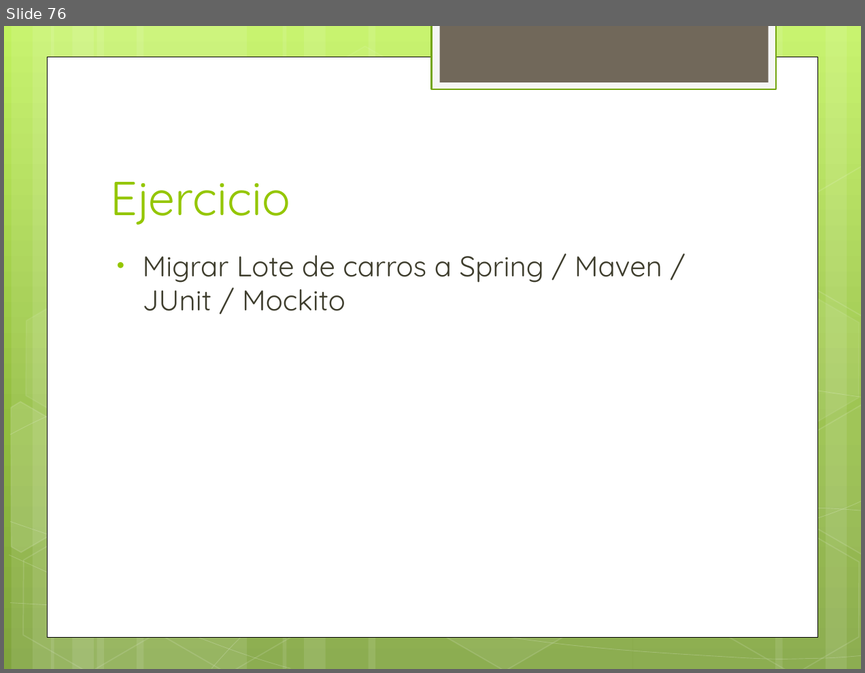
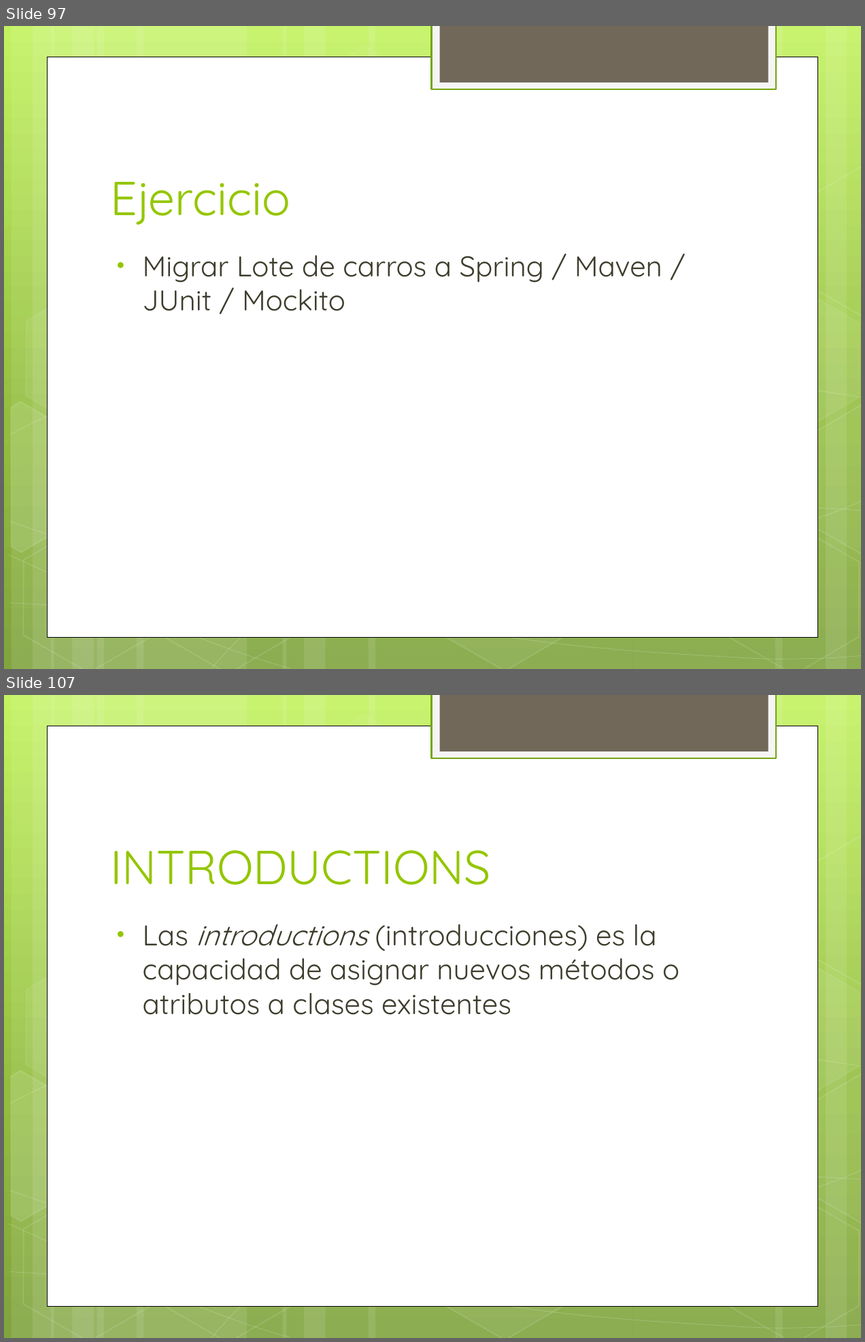
Before and after one commit to jdmr/CursoSpring, a slide deck: Presentation1.pptx. Shown one above the other, each under a label of ours: slide 76 before the commit, slides 97 and 107 after it; the slides between them are not shown. The pictures are 865x673 and 865x1342 pixels, drawn with LibreOffice and Linux fonts; fonts in the diff are those of the drawing. Boxes give left, top, right and bottom in pixels: in the first picture for what was removed or moved away, otherwise in the second. Text is boxed around its words. In the diff, an @@ line names an element or a change of style, - is before the commit and + after.

```diff
--- a/Presentation1.pptx
+++ b/Presentation1.pptx
@@ slide 107 added at <box>4,695,861,1338</box>, background gradient #C3F35F to #93BF3F to #81A53E; not listed: 31 template elements that a slide beside it also shows @@
@@ title added at <box>110,850,491,885</box>, 40 pt, text #94C600 @@
+INTRODUCTIONS
@@ text added at <box>143,924,679,1015</box>, 24 pt, text #3E3D2D @@
+• Las introductions (introducciones) es la capacidad de asignar nuevos métodos o atributos a clases existentes
@@ what was slide 76 is now slide 97 @@
```
Also in this commit, not shown: 49 other slides added.
